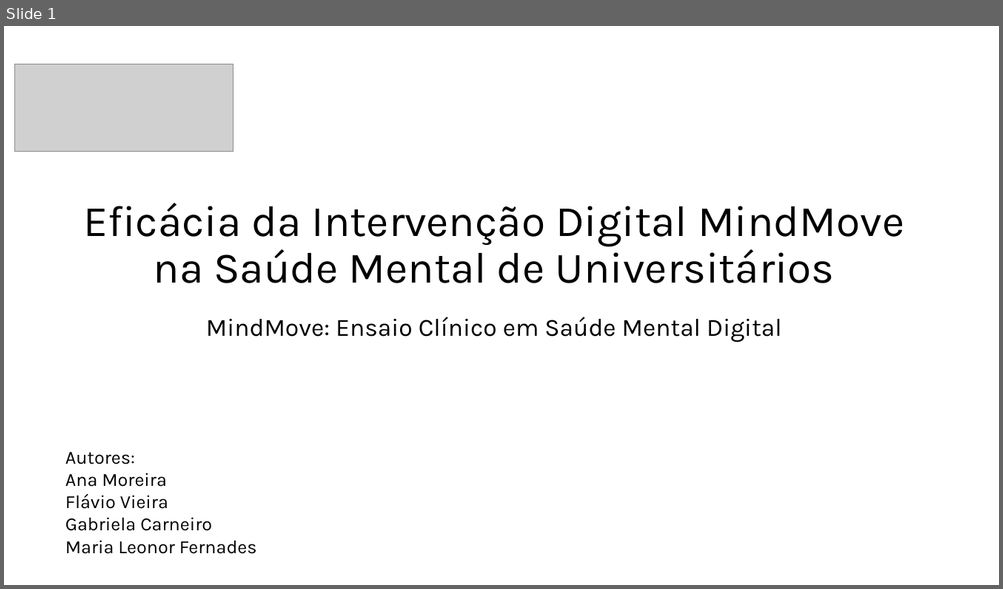
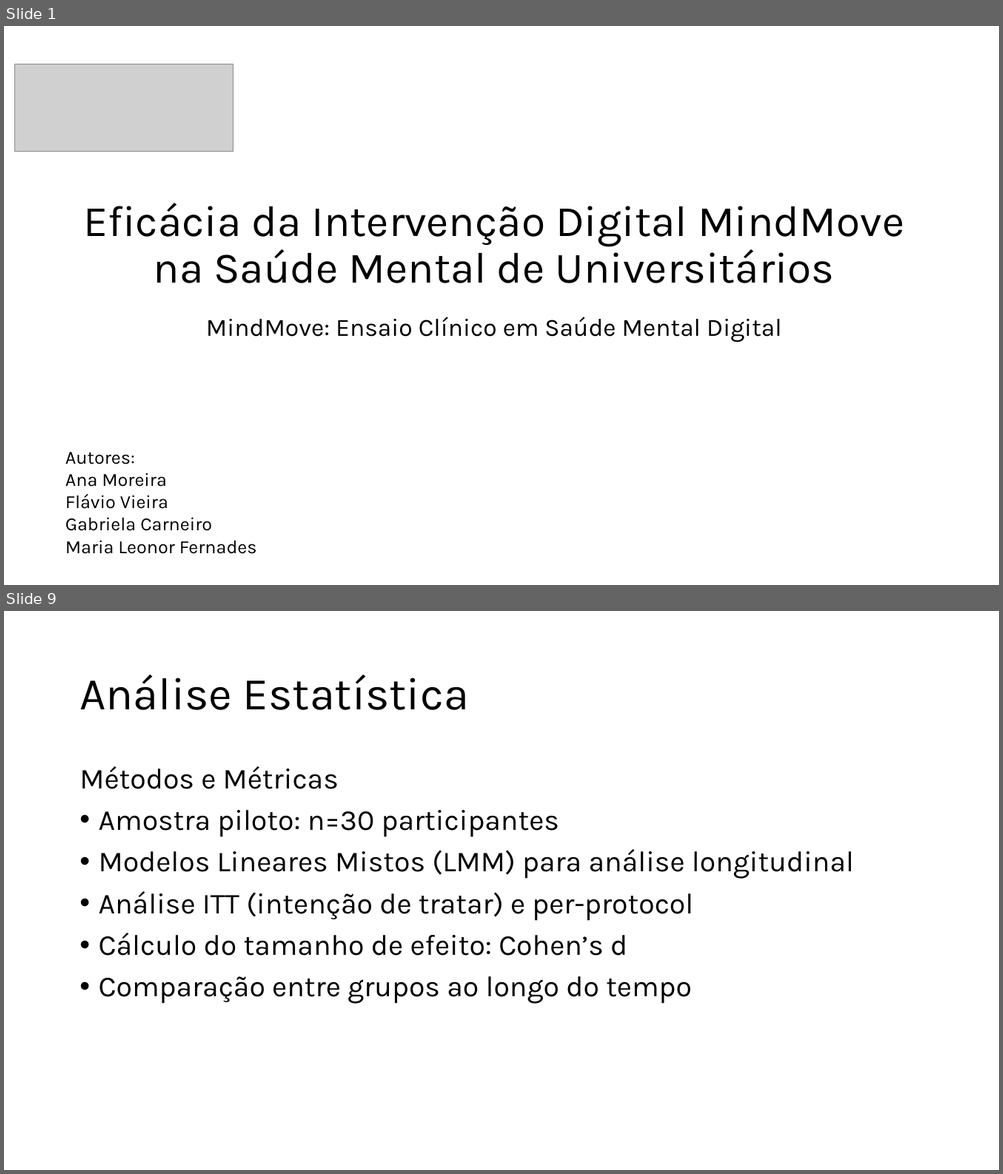
Before and after one commit to sofiawxys/Projeto_FerramentasProdutividade_G_2_E3, a slide deck: projeto_fp_tp10.pptx. Shown one above the other, each under a label of ours: slide 1 before the commit, slides 1 and 9 after it; the slides between them are not shown. The pictures are 1003x589 and 1003x1174 pixels, drawn with LibreOffice and Linux fonts; fonts in the diff are those of the drawing; grey boxes stand for pictures; background and template pictures are left out. Boxes give left, top, right and bottom in pixels: in the first picture for what was removed or moved away, otherwise in the second. Text is boxed around its words. In the diff, an @@ line names an element or a change of style, - is before the commit and + after.

```diff
--- a/projeto_fp_tp10.pptx
+++ b/projeto_fp_tp10.pptx
@@ slide 9 added at box(4, 611, 999, 1170), background #FFFFFF @@
@@ title added at box(79, 675, 469, 710), 44 pt, text #000000 @@
+Análise Estatística
@@ text added at box(79, 766, 854, 1004), 28 pt, text #000000 @@
+Métodos e Métricas
+• Amostra piloto: n=30 participantes
+• Modelos Lineares Mistos (LMM) para análise longitudinal
+• Análise ITT (intenção de tratar) e per-protocol
+• Cálculo do tamanho de efeito: Cohen’s d
+• Comparação entre grupos ao longo do tempo
```
Also in this commit, not shown: 5 slides changed, 3 other slides added, 4 slides removed.
